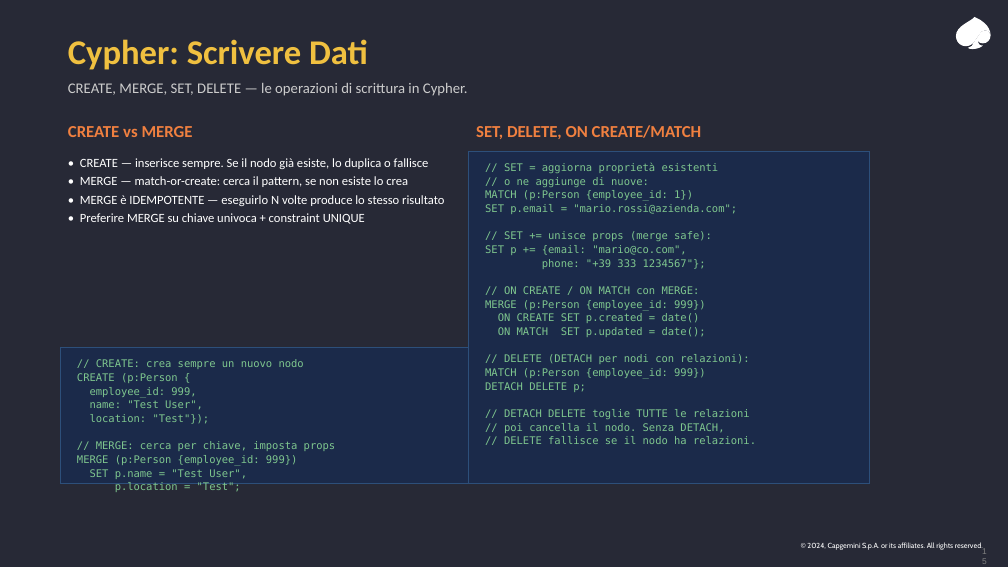
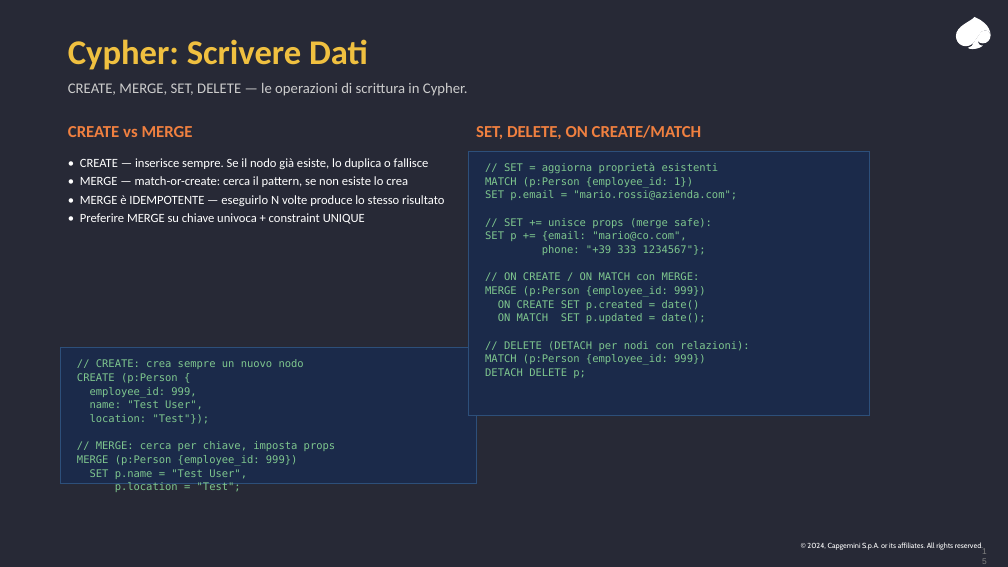
Before and after one commit to leobcc/neo4j-training-course-material, a slide deck: slide 15 of slides/session-01/session-01.pptx. Drawn at 1008x567 pixels with LibreOffice and Linux fonts; fonts in the diff are those of the drawing. Boxes give left, top, right and bottom in pixels: in the first picture for what was removed or moved away, otherwise in the second. Text is boxed around its words. In the diff, an @@ line names an element or a change of style, - is before the commit and + after.

Commit message:
Fix Session 1 slide layout overflow issues (27 slides)

```diff
--- a/slides/session-01/session-01.pptx
+++ b/slides/session-01/session-01.pptx
@@ rectangle resized from (x1=469, y1=151, x2=870, y2=484) to (x1=469, y1=151, x2=870, y2=416) @@
@@ text at (x1=504, y1=177, x2=649, y2=187): paragraph removed @@
-// o ne aggiunge di nuove:
@@ text at (x1=504, y1=409, x2=756, y2=444): paragraphs removed @@
-// DETACH DELETE toglie TUTTE le relazioni
-// poi cancella il nodo. Senza DETACH,
-// DELETE fallisce se il nodo ha relazioni.
```
Also in this commit, not shown: 10 other slides changed, 1 slide added.
